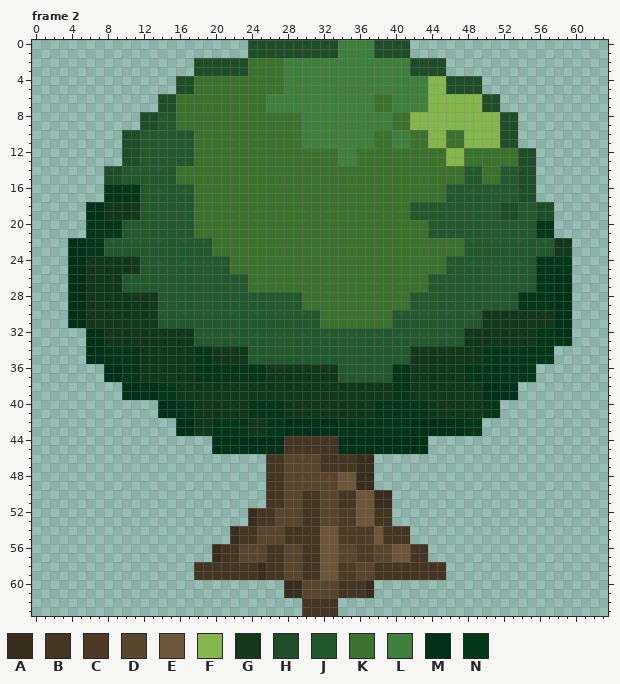
One commit to this pixel-art file: res/images/world/decor/trees/tree01.aseprite. Above: the version before the commit.
64x64 pixels, 4 frames. Colours within 5 levels of each other are drawn and written as one. Shown: frame 2. The commit also changed other frames, which this record leaves out.
Palette (. is transparent): A #392d1e  B #453624  C #4d3b26  D #59462e  E #6d5639  F #85b64d  G #13391a  H #1f4d28  J #23582e  K #3d722e  L #3f803f  M #033118  N #053719
Pixels before, frame 2 (only the part around the change), first column x 0:
 0 ........................HHHHHHHHHHLLLLHHHH......................
 1 ........................HHHHHHHHHHLLLLHHHH......................
 2 ..................HHHHHHKKKKLLLLLLLLLLLLLLHHHH..................
 3 ..................HHHHHHKKKKLLLLLLLLLLLLLLHHHH..................
 4 ................HHKKKKKKKKKKLLLLLLLLLLLLLLLLFFHHHH..............
 5 ................HHKKKKKKKKKKLLLLLLLLLLLLLLLLFFHHHH..............
 6 ..............HHKKKKKKKKKKLLLLLLLLLLLLKKLLLLFFFFFFHH............
 7 ..............HHKKKKKKKKKKLLLLLLLLLLLLKKLLLLFFFFFFHH............
 8 ............HHJJKKKKKKKKKKKKKKLLLLLLLLLLKKFFFFFFFFFFHH..........
 9 ............HHJJKKKKKKKKKKKKKKLLLLLLLLLLKKFFFFFFFFFFHH..........
10 ..........HHJJJJJJKKKKKKKKKKKKLLLLLLLLKKLLKKFFKKFFFFHH..........
11 ..........HHJJJJJJKKKKKKKKKKKKLLLLLLLLKKLLKKFFKKFFFFHH..........
12 ..........HHJJJJJJKKKKKKKKKKKKKKKKLLKKKKKKKKKKFFKKKKKKHH........
13 ..........HHJJJJJJKKKKKKKKKKKKKKKKLLKKKKKKKKKKFFKKKKKKHH........
14 ........HHJJJJJJKKKKKKKKKKKKKKKKKKKKKKKKKKKKKKKKJJKKJJHH........
15 ........HHJJJJJJKKKKKKKKKKKKKKKKKKKKKKKKKKKKKKKKJJKKJJHH........
16 ........NNNNJJJJJJKKKKKKKKKKKKKKKKKKKKKKKKKKKKJJJJJJJJHH........
17 ........NNNNJJJJJJKKKKKKKKKKKKKKKKKKKKKKKKKKKKJJJJJJJJHH........
18 ......MMGGGGJJJJJJKKKKKKKKKKKKKKKKKKKKKKKKJJJJJJJJJJHHJJHH......
19 ......MMGGGGJJJJJJKKKKKKKKKKKKKKKKKKKKKKKKJJJJJJJJJJHHJJHH......
20 ......NNNNJJJJJJJJKKKKKKKKKKKKKKKKKKKKKKKKKKJJJJJJJJJJJJNN......
21 ......NNNNJJJJJJJJKKKKKKKKKKKKKKKKKKKKKKKKKKJJJJJJJJJJJJNN......
22 ....MMNNJJJJJJJJJJJJKKKKKKKKKKKKKKKKKKKKKKKKKKKKJJJJJJJJJJGG....
23 ....MMNNJJJJJJJJJJJJKKKKKKKKKKKKKKKKKKKKKKKKKKKKJJJJJJJJJJGG....
24 ....MMGGGGGGJJJJJJJJJJKKKKKKKKKKKKKKKKKKKKKKKKJJJJJJJJJJNNNN....
25 ....MMGGGGGGJJJJJJJJJJKKKKKKKKKKKKKKKKKKKKKKKKJJJJJJJJJJNNNN....
26 ....MMGGGGJJJJJJJJJJJJJJKKKKKKKKKKKKKKKKKKKKJJJJJJJJJJJJNNMM....
27 ....MMGGGGJJJJJJJJJJJJJJKKKKKKKKKKKKKKKKKKKKJJJJJJJJJJJJNNMM....
28 ....MMGGGGGGGGJJJJJJJJJJJJJJJJKKKKKKKKKKKKJJJJJJJJJJJJNNNNMM....
29 ....MMGGGGGGGGJJJJJJJJJJJJJJJJKKKKKKKKKKKKJJJJJJJJJJJJNNNNMM....
30 ....MMGGGGGGGGJJJJJJJJJJJJJJJJJJKKKKKKKKJJJJJJJJJJGGGGGGGGMM....
31 ....MMGGGGGGGGJJJJJJJJJJJJJJJJJJKKKKKKKKJJJJJJJJJJGGGGGGGGMM....
32 ......MMGGGGGGGGGGJJJJJJJJJJJJJJJJJJJJJJJJJJJJJJGGGGGGGGNNMM....
33 ......MMGGGGGGGGGGJJJJJJJJJJJJJJJJJJJJJJJJJJJJJJGGGGGGGGNNNN....
34 ......MMNNNNGGGGGGNNGGGGJJJJJJJJJJJJJJJJJJGGGGGGGGNNNNNNNN......
35 ......MMNNNNGGGGGGNNGGGGJJJJJJJJJJJJJJJJJJGGGGGGGGNNNNNNNN......
36 ........MMNNGGGGGGNNNNNNNNGGGGGGGGJJJJJJNNGGGGGGNNNNNNNN........
37 ........MMNNGGGGGGNNNNNNNNGGGGGGGGJJJJJJNNGGGGGGNNNNNNNN........
38 ..........MMMMNNGGGGGGGGGGGGGGGGGGGGGGGGNNGGGGGGGGMMMM..........
39 ..........MMMMNNGGGGGGGGGGGGGGGGGGGGGGGGNNGGGGGGGGMMMM..........
40 ..............MMNNGGGGGGNNNNGGGGGGGGGGNNNNNNGGGGGGNN............
41 ..............MMNNGGGGGGNNNNGGGGGGGGGGNNNNNNGGGGGGNN............
42 ................MMGGNNNNGGNNMMMMMMNNNNNNNNMMMMMMNN..............
43 ................MMGGNNNNGGNNMMMMMMNNNNNNNNMMMMMMNN..............
44 ....................MMMMMMMMBBBBBBMMMMMMMMMM....................
45 ....................MMMMMMMMBBBBBBMMMMMMMMMM....................
46 ..........................BBDDDDBBBBAA..........................
47 ..........................BBDDDDBBBBAA..........................
48 ..........................BBDDDDDDEEAA..........................
49 ..........................BBDDDDDDEEAA..........................
50 ..........................BBDDBBDDBBEEAA........................
51 ..........................BBDDBBDDBBEEAA........................
52 ........................ABBDDDBBDDCCEEBB........................
53 ........................ABBDDDBBDDCCEEBB........................
54 ......................ABBDDDBBBBEECCCCEBBB......................
55 ......................ABBDDDBBBBEECCCCEBBB......................
56 ....................ABBDDDBBDDBBEEDDCCDDEEBB....................
57 ....................ABBDDDBBDDBBEEDDCCDDEEBB....................
58 ..................BBBBBBBABBDDBBEECCDDBBBBBBBB..................
59 ..................BBBBBBBABBDDBBEECCDDBBBBBBBB..................
60 ............................AADDDDBBBA..........................
61 ............................AADDDDBBBA..........................
62 ..............................BBBB..............................
63 ..............................BBBB..............................
Once edited:
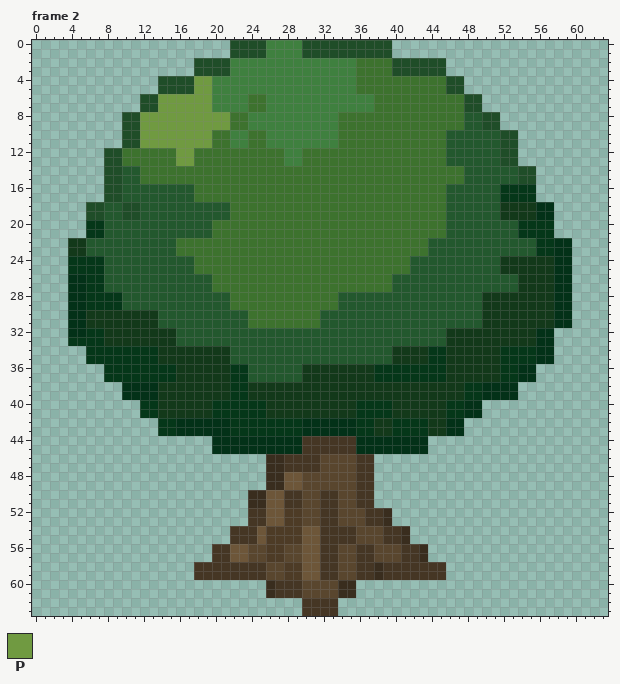
Colours new in this view: P #709a41
Changes in this commit:
Changed rows in their new state; - is an unchanged pixel.
Frame 2:
first column x 4:
 0 ------------------HH--LLLL----HHHH--..------------------
 1 ------------------HH--LLLL----HHHH--..------------------
 2 ------------------LLLLLL--------KKKKHH------------------
 3 ------------------LLLLLL--------KKKKHH------------------
 4 ----------HH--PPLLLLLLLL--------KKKKKKKKKK--..----------
 5 ----------HH--PPLLLLLLLL--------KKKKKKKKKK--..----------
 6 --------HHPPPPPPLLLL----------------KKKKKKKKHH..--------
 7 --------HHPPPPPPLLLL----------------KKKKKKKKHH..--------
 8 ------HHPPPPPPPPPP--LLLLLL----KKKKKK--KKKKKKJJHH..------
 9 ------HHPPPPPPPPPP--LLLLLL----KKKKKK--KKKKKKJJHH..------
10 --------PPPPPPPP--LL--LLLL----KKKK--KK--KKJJJJJJ--------
11 --------PPPPPPPP--LL--LLLL----KKKK--KK--KKJJJJJJ--------
12 ----HHKKKKKKPP----------LL----KK----------JJJJJJHH..----
13 ----HHKKKKKKPP----------LL----KK----------JJJJJJHH..----
14 --------KKKK----------------------------------JJ--------
15 --------KKKK----------------------------------JJ--------
16 ----HHJJ----------------------------------------NNNN----
17 ----HHJJ----------------------------------------NNNN----
18 --HHJJHH------JJJJ--------------------KKKK------GGGGMM--
19 --HHJJHH------JJJJ--------------------KKKK------GGGGMM--
20 ----JJ--------JJ------------------------KK--------NN----
21 ----JJ--------JJ------------------------KK--------NN----
22 GGJJ--------KKKK------------------------JJJJ--------NNMM
23 GGJJ--------KKKK------------------------JJJJ--------NNMM
24 NNNNJJJJ------KKKK--------------------JJJJ------GGGGGGMM
25 NNNNJJJJ------KKKK--------------------JJJJ------GGGGGGMM
26 --NNJJ----------KKKK----------------JJJJ----------GGGG--
27 --NNJJ----------KKKK----------------JJJJ----------GGGG--
28 --NNNNJJJJ--------KKKKKKKK----JJJJJJJJ--------GGGGGGGG--
29 --NNNNJJJJ--------KKKKKKKK----JJJJJJJJ--------GGGGGGGG--
30 --------------------KKKKKKKKJJJJJJJJ--------------------
31 --------------------KKKKKKKKJJJJJJJJ--------------------
32 MMNN--------JJ----------------------------GG--------MM..
33 NNNN--------JJ----------------------------GG--------MM..
34 --NN----NN----GG--JJ----------------GG--NN----GG----MM--
35 --NN----NN----GG--JJ----------------GG--NN----GG----MM--
36 ----NN--NNNN--GGGG--JJJJJJ----GGGGNN--NNNN--GGGG--MM----
37 ----NN--NNNN--GGGG--JJJJJJ----GGGGNN--NNNN--GGGG--MM----
38 ----------GG------NN----------------GG------NN----------
39 ----------GG------NN----------------GG------NN----------
40 --------NNGGGG--NNNN--GG--------NN--GGGG--NNMM..--------
41 --------NNGGGG--NNNN--GG--------NN--GGGG--NNMM..--------
42 ----------NN--MMMM--NN--NN----MM--GG--NNGG--..----------
43 ----------NN--MMMM--NN--NN----MM--GG--NNGG--..----------
44 ------------------------MM----BB------------------------
45 ------------------------MM----BB------------------------
46 ----------------------AABBBBDDDDBB----------------------
47 ----------------------AABBBBDDDDBB----------------------
48 ----------------------AAEE----DDBB----------------------
49 ----------------------AAEE----DDBB----------------------
50 --------------------AAEEBBDDBBDDBB..--------------------
51 --------------------AAEEBBDDBBDDBB..--------------------
52 --------------------B-EECCDDBBDDDB-A--------------------
53 --------------------B-EECCDDBBDDDB-A--------------------
54 ------------------B--ECCCCEEBBBBDDD--A------------------
55 ------------------B--ECCCCEEBBBBDDD--A------------------
56 ----------------B-EE--CC--EEBB--BB--DB-A----------------
57 ----------------B-EE--CC--EEBB--BB--DB-A----------------
58 ---------------------BDDCCEEBBDDBBA---------------------
59 ---------------------BDDCCEEBBDDBBA---------------------
60 ----------------------ABBB----AA..----------------------
61 ----------------------ABBB----AA..----------------------
Boxes around the changes in both pictures, in picture pixels (x1, y1, x2, y2):
changed: (68, 40, 572, 598)
